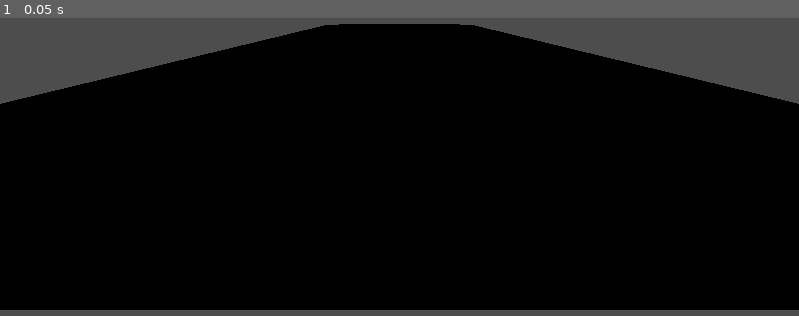
Above: before the commit, frame 1.
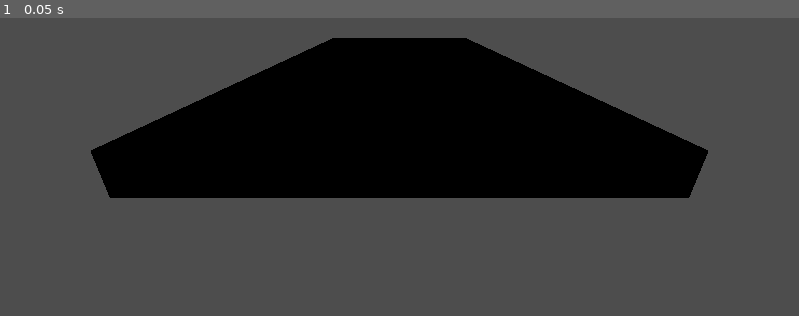
Above: after the commit, the same moment.

Repository: bvpav/roomba
Game: Godot game, scene res://field.tscn
Same seed, same stepped clock (60 frames per second), same inputs: the game is played once before the commit and once after it.
Inputs:
- Up to frame 1 (0.05 s): no input

The runs differ from the first frame. In frame 1, 55% of the frame differs, in the area x 0-100%, y 2-98%.

Commit message:
moved camera further out

Diff:
--- a/simulation/rover.tscn
+++ b/simulation/rover.tscn
@@ -14,4 +14,4 @@
 shape = SubResource("BoxShape3D_jfj6g")
 
 [node name="Camera3D" type="Camera3D" parent="." unique_id=715270354]
-transform = Transform3D(1, 0, 0, 0, 0.93577063, 0.35260937, 0, -0.35260937, 0.93577063, 0, 0.567, 1.064)
+transform = Transform3D(1, 0, 0, 0, 0.93577063, 0.35260937, 0, -0.35260937, 0.93577063, 0, 0.8579803, 1.8362168)
